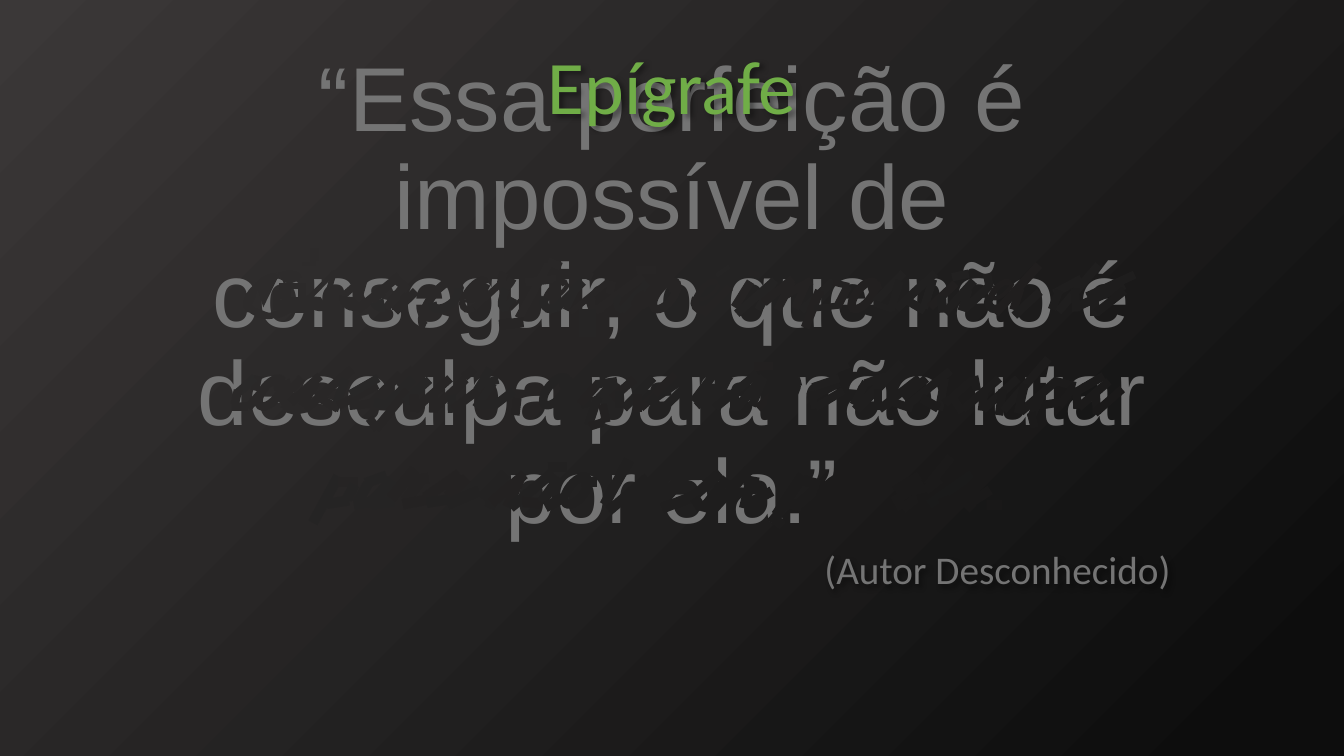
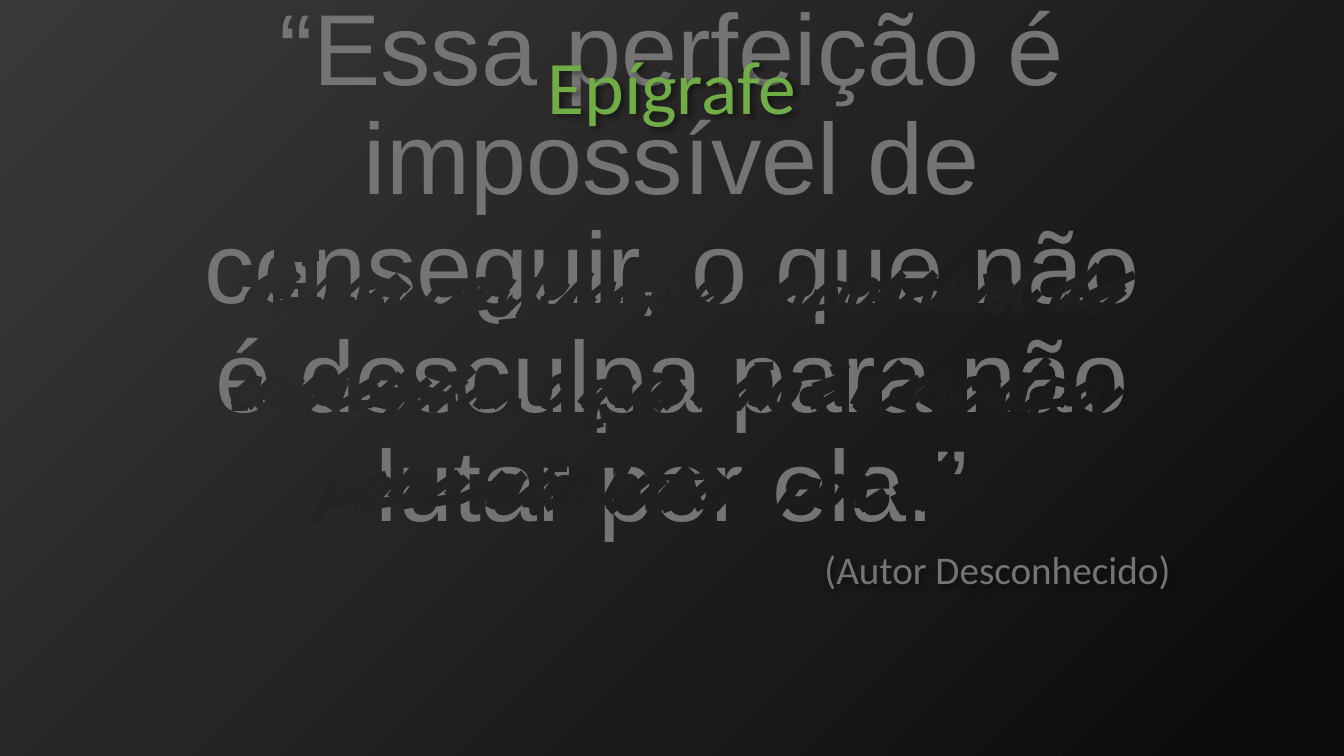
Before and after one commit to SamuelHiroyuki/Scrolls, a slide deck: slide 11 of Documentação/pptx/Apresentação.pptx. Drawn at 1344x756 pixels with LibreOffice and Linux fonts; fonts in the diff are those of the drawing. Boxes give left, top, right and bottom in pixels: in the first picture for what was removed or moved away, otherwise in the second. Text is boxed around its words. In the diff, an @@ line names an element or a change of style, - is before the commit and + after.

```diff
--- a/Documentação/pptx/Apresentação.pptx
+++ b/Documentação/pptx/Apresentação.pptx
@@ title "“Essa perfeição é impossível de ..." at <box>204,11,1139,539</box>: size 64.8 to 72 pt @@
```
Also in this commit, not shown: 1 other slide changed, 2 other files.
